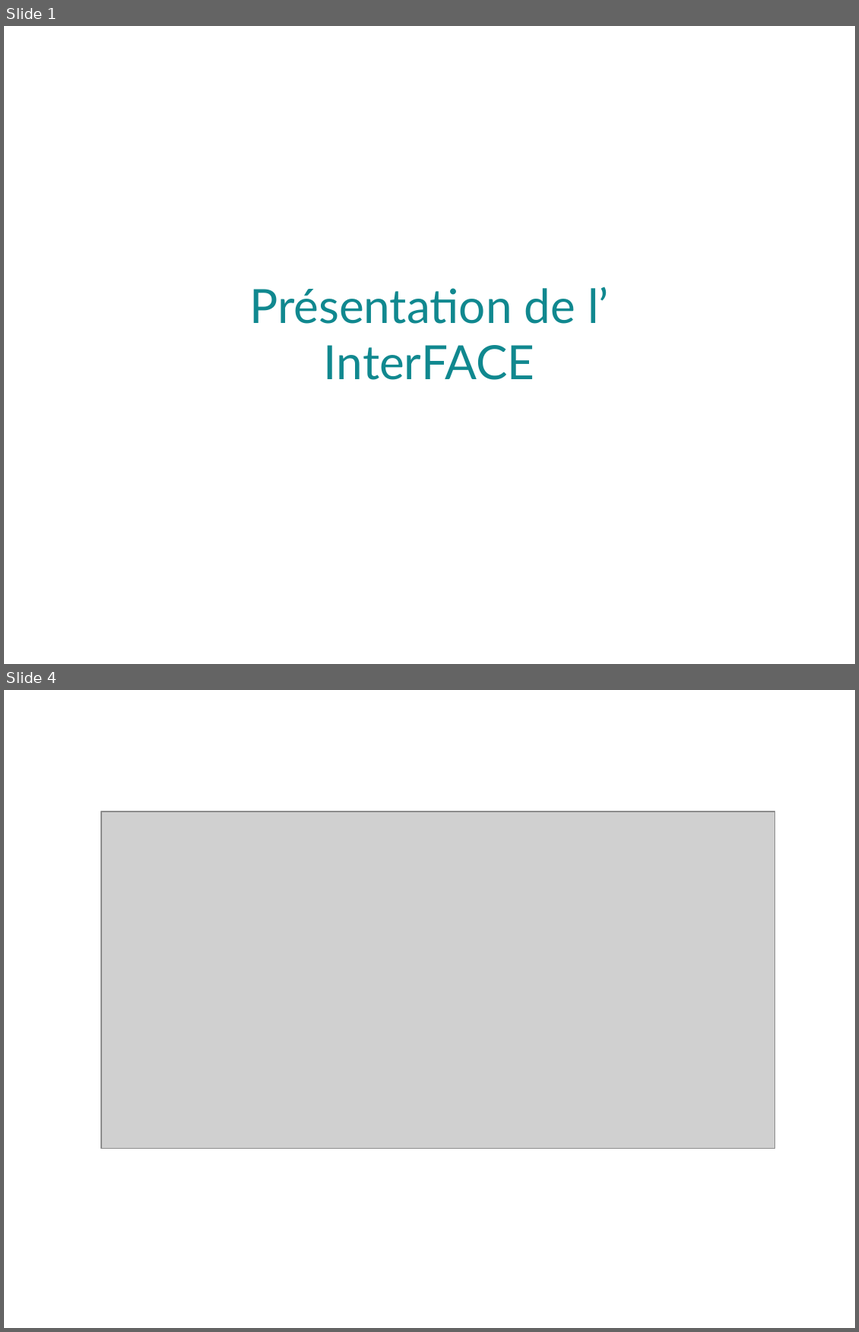
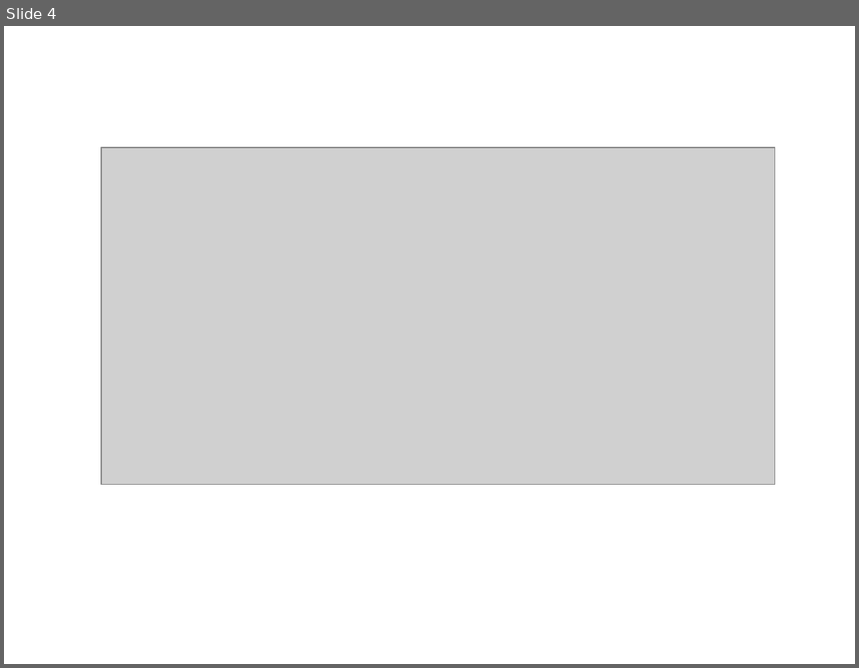
Before and after one commit to solenehuault/projets_certif, a slide deck: FACE/slides-face.odp. Shown one above the other, each under a label of ours: slides 1 and 4 before the commit, slide 4 after it; the slides between them are not shown. The pictures are 859x1332 and 859x668 pixels, drawn with LibreOffice and Linux fonts; fonts in the diff are those of the drawing; grey boxes stand for pictures. Boxes give left, top, right and bottom in pixels: in the first picture for what was removed or moved away, otherwise in the second. Text is boxed around its words. In the diff, an @@ line names an element or a change of style, - is before the commit and + after.

Commit message:
Ajout des première slides et commentaires (abstract, présentation FACE)

```diff
--- a/FACE/slides-face.odp
+++ b/FACE/slides-face.odp
@@ slide 1 removed at [4,26,855,664], background #FFFFFF @@
@@ text removed at [249,287,609,380] @@
-Présentation de l’
-InterFACE
```
Also in this commit, not shown: 1 slide changed, 2 slides added, 1 other slide removed.
